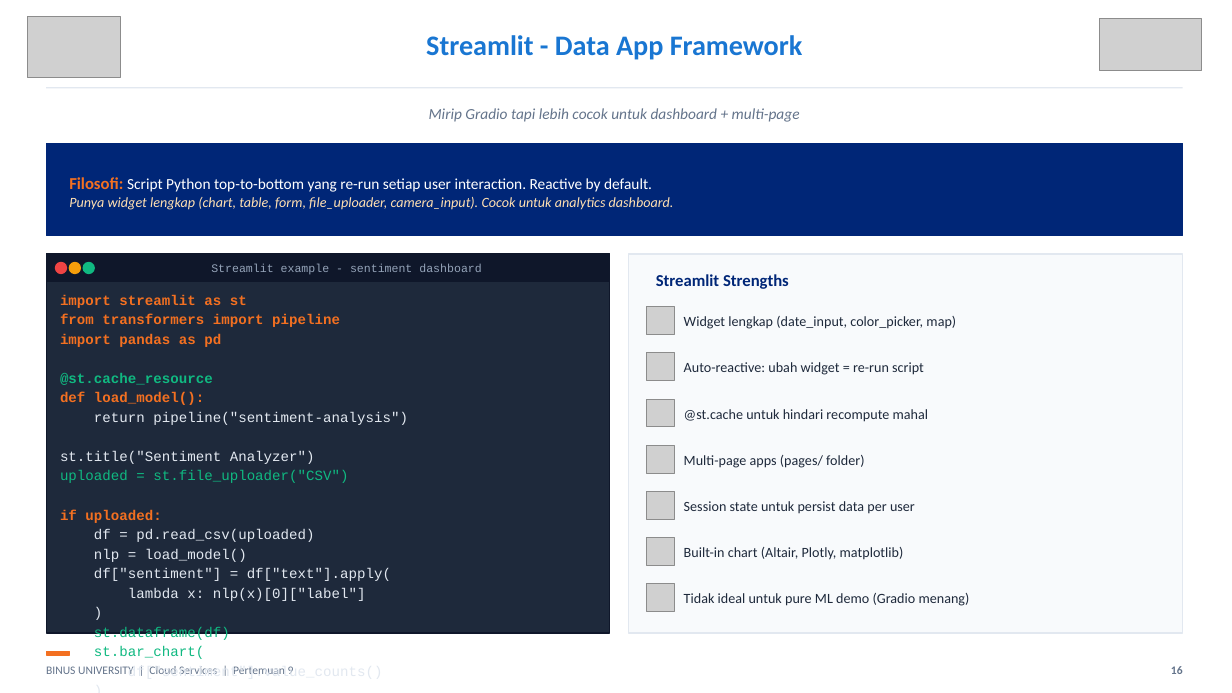
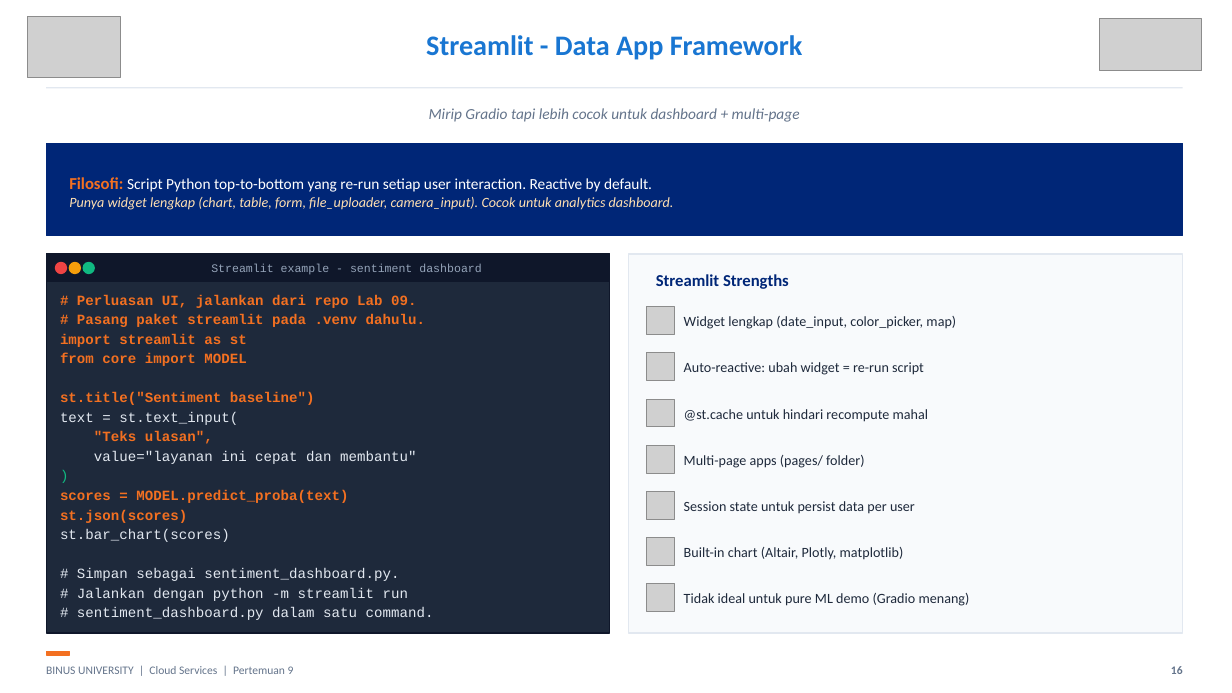
Before and after one commit to SeedFlora/meet9CloudService, a slide deck: slide 16 of slides/Teori_Pertemuan_09.pptx. Drawn at 1232x693 pixels with LibreOffice and Linux fonts; fonts in the diff are those of the drawing; grey boxes stand for pictures. Boxes give left, top, right and bottom in pixels: in the first picture for what was removed or moved away, otherwise in the second. Text is boxed around its words. In the diff, an @@ line names an element or a change of style, - is before the commit and + after.

```diff
--- a/slides/Teori_Pertemuan_09.pptx
+++ b/slides/Teori_Pertemuan_09.pptx
@@ text "# Perluasan UI, jalankan dari ..." at [60,294,434,620]: text colour #E2E8F0 to #10B981 in ")" @@
@@ text at [77,294,425,327]: paragraphs added @@
+# Perluasan UI, jalankan dari repo Lab 09.
+# Pasang paket streamlit pada .venv dahulu.
@@ text at [60,353,416,464]: text changed; text colour #E2E8F0 to #F37021; bold on @@
-from transformers import pipeline
-import pandas as pd
-@st.cache_resource
-def load_model():
-return pipeline("sentiment-analysis")
-st.title("Sentiment Analyzer")
-uploaded = st.file_uploader("CSV")
-if uploaded:
-df = pd.read_csv(uploaded)
-nlp = load_model()
-df["sentiment"] = df["text"].apply(
-lambda x: nlp(x)[0]["label"]
+from core import MODEL
+st.title("Sentiment baseline")
+text = st.text_input(
+"Teks ulasan",
+value="layanan ini cepat dan membantu"
@@ text at [60,490,434,620]: text changed @@
-st.dataframe(df)
-st.bar_chart(
-df["sentiment"].value_counts()
-)
+scores = MODEL.predict_proba(text)
+st.json(scores)
+st.bar_chart(scores)
+# Simpan sebagai sentiment_dashboard.py.
+# Jalankan dengan python -m streamlit run
+# sentiment_dashboard.py dalam satu command.
```
Also in this commit, not shown: 7 other slides changed, 5 other files.
